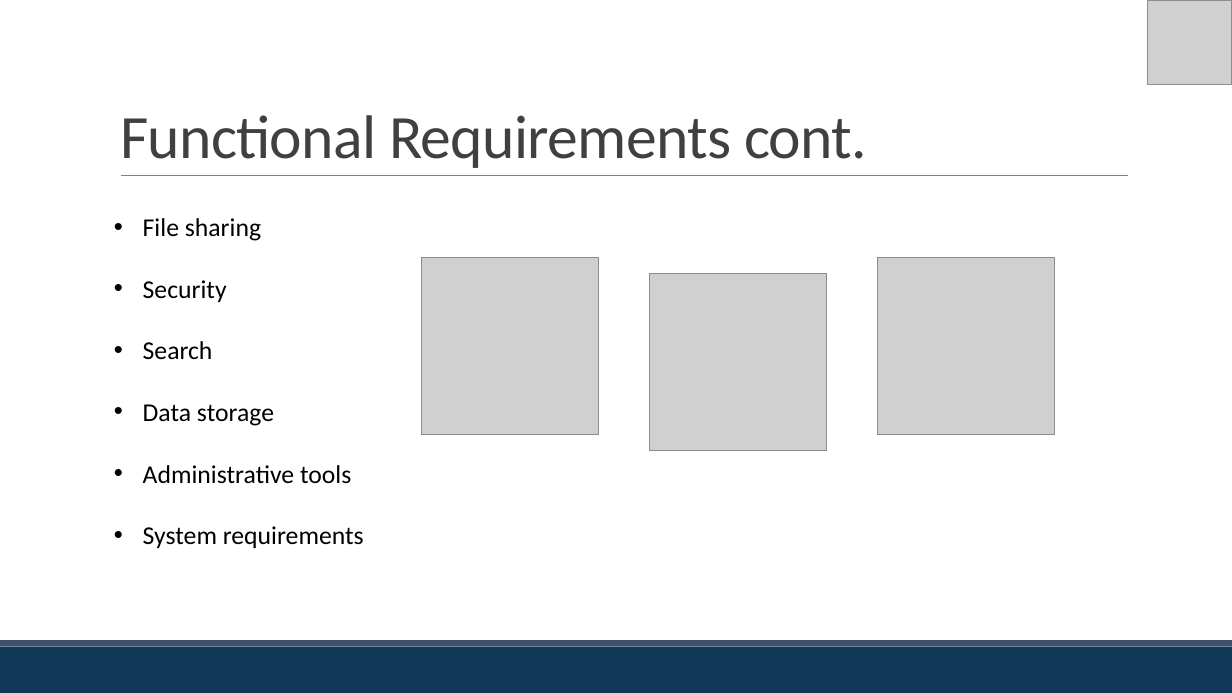
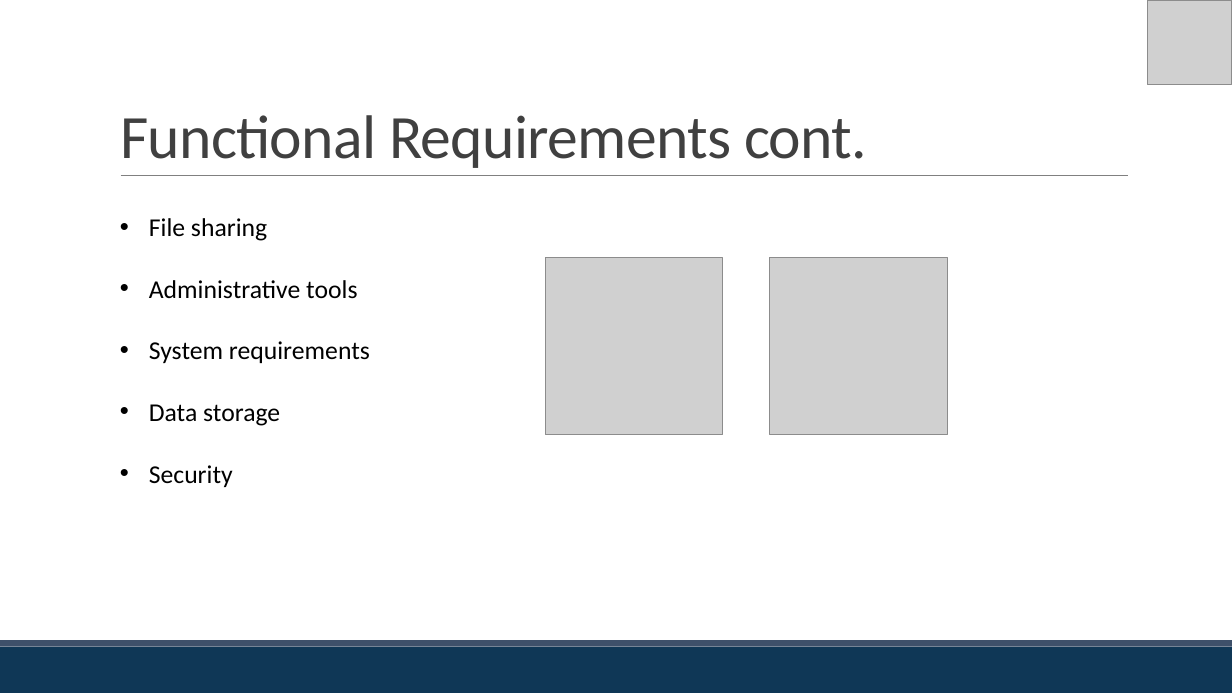
Before and after one commit to hudcho/Studious, a slide deck: slide 10 of ASGMNT3/JHET_Innovations-Assignment3-SRS-Presentation.pptx. Drawn at 1232x693 pixels with LibreOffice and Linux fonts; fonts in the diff are those of the drawing; grey boxes stand for pictures. Boxes give left, top, right and bottom in pixels: in the first picture for what was removed or moved away, otherwise in the second. Text is boxed around its words. In the diff, an @@ line names an element or a change of style, - is before the commit and + after.

```diff
--- a/ASGMNT3/JHET_Innovations-Assignment3-SRS-Presentation.pptx
+++ b/ASGMNT3/JHET_Innovations-Assignment3-SRS-Presentation.pptx
@@ picture: place and size @@
-picture at [421,258,599,435]
+picture at [545,258,723,435]
@@ picture: place and size @@
-picture at [878,258,1055,435]
+picture at [770,258,947,435]
@@ text at [143,280,274,426]: paragraphs removed @@
-• Security
-• Search
-• Data storage
@@ picture removed at [650,274,827,451] @@
@@ text at [149,404,280,487]: paragraphs added @@
+• Data storage
+• Security
```
Also in this commit, not shown: 1 other slide changed, 1 other file.
